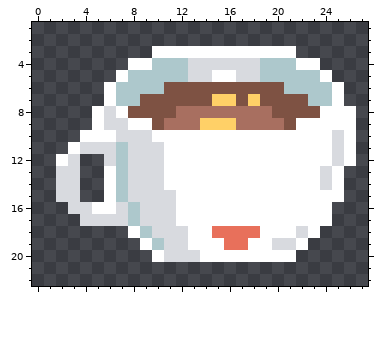
A pixel-art sprite gets an edit: packages/nouns-img-permutator/assets/layer-3/head-mug.png. This is how it looked before the edit.
The file is 32x32 pixels. Shown: x 0..27, y 1..22.
New version:
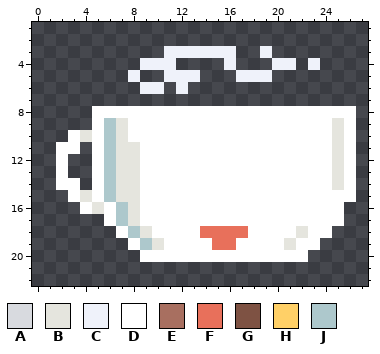
Palette (. is transparent): A #d8dadf  B #e5e5de  C #eff2fa  D #ffffff  E #a86f60  F #e8705b  G #7e5243  H #ffd067  J #adc8cc
Difference:
Changed rows in their new state; - is an unchanged pixel.
first column x 2:
 3 --------.CCCCCC..C..-----
 4 ------.CCC....C...CC.C---
 5 -----.C..CCC...CCC.....--
 6 ----...CC.C.............-
 7 ----....................-
 8 ----D-DDDDDDDDDDDDDDDD---
 9 ----JB--DDDDDDDDDDDD---B-
10 -DB-JBDD---------------B-
11 D-.DJBBDD--------------B-
12 -.-DJBBDD--------------B-
13 D.-DJBBDD-------------DBD
14 DD-DJBBDD-------------DBD
15 .DBDJBBDDD--------------D
16 -.DB-JBDDD-------------D-
17 --..DJBDDD-------------D-
18 -----DJBDDD-F---D---B-D--
19 ------DJBDD--F-D--DB-D---
20 -------D-DDD--------D----
